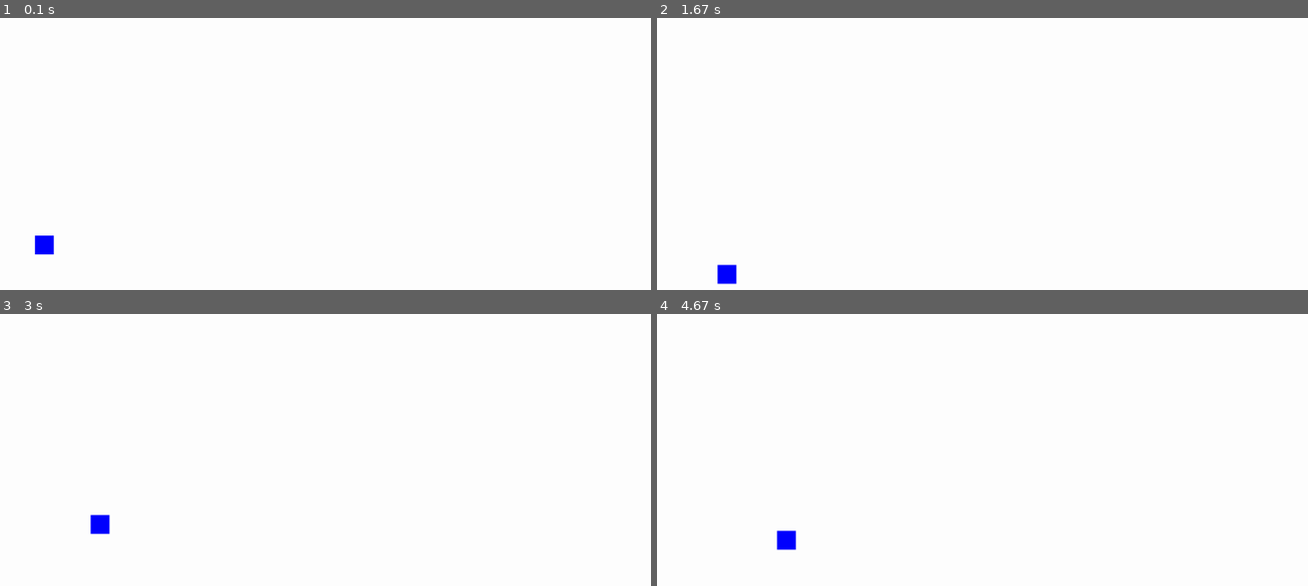
Above: before the commit, frames 1-4 (two rows, left to right).
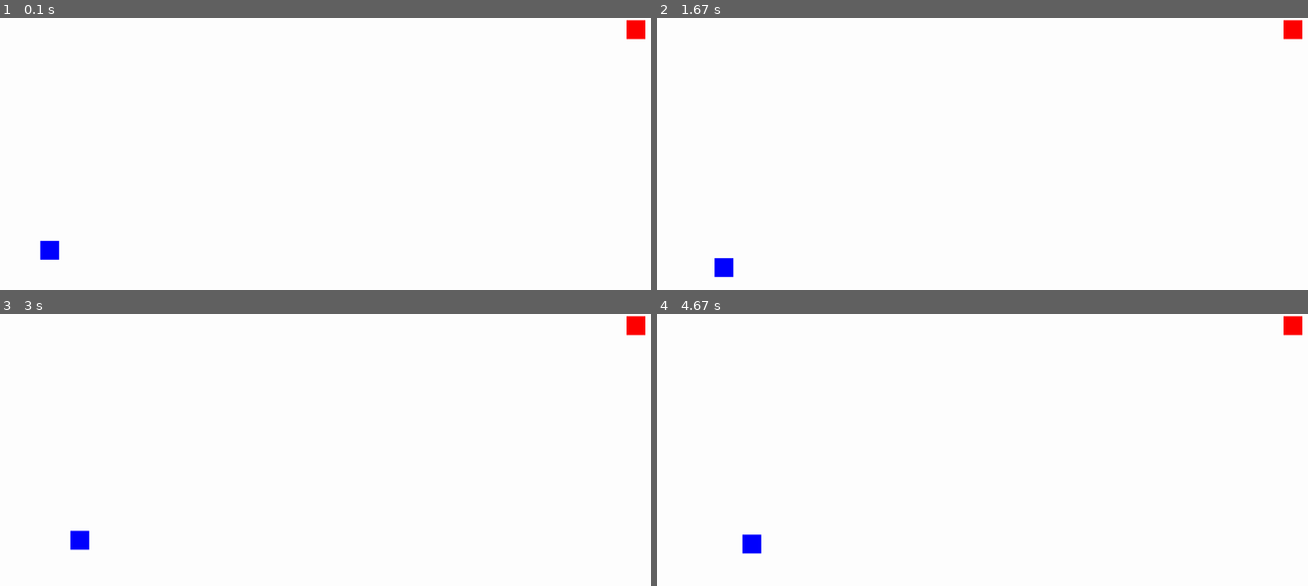
Above: after the commit, the same moments.

Repository: thomasperge/agario-pygame
Game: pygame game, started from main.py
Same seed, same stepped clock (60 frames per second), same inputs: the game is played once before the commit and once after it.
Inputs (mouse positions are in pixels of both pictures, inside the frame that each line leads up to):
- Up to frame 1 (0.1 s): no input
- Up to frame 2 (1.67 s): hold Right 0.33-0.8 s; move the mouse to (outside the picture) at 0.37 s; hold Up 0.83-1.13 s; move the mouse to (1171, 257) at 0.87 s; hold Right 1.17-1.63 s; move the mouse to (696, 276) at 1.2 s
- Up to frame 3 (3 s): hold Left 1.67-2.2 s; move the mouse to (outside the picture) at 1.7 s; hold Down 2.23-2.53 s; move the mouse to (364, 390) at 2.27 s; hold Left 2.57-2.97 s; move the mouse to (outside the picture) at 2.6 s
- Up to frame 4 (4.67 s): hold Up 3-3.37 s; move the mouse to (917, 395) at 3.03 s; hold Right 3.4-4.03 s; move the mouse to (outside the picture) at 3.43 s; hold Down 4.07-4.43 s; move the mouse to (outside the picture) at 4.1 s; hold Left from 4.47 s (still down); move the mouse to (871, 482) at 4.5 s

The runs differ from the first frame. In frame 1, 0.4% of the frame differs, in the area x 5-100%, y 0-89%; in frame 2, 0.4%; in frame 3, 0.7%, in the area x 10-100%, y 0-87%; in frame 4, 0.7%.

Commit message:
feat: adding feed class

Diff:
--- /dev/null
+++ b/feed.py
@@ -0,0 +1,23 @@
+import random
+
+class Feed :
+    def __init__(self, name):
+        self.nom = name
+        self.x = 0
+        self.y = 0
+
+    def get_name(self):
+        return self.nom
+
+    def generated_random_position(self, screen_width, screen_height):
+        self.x = random.randint(1, screen_width)
+        self.y = random.randint(1, screen_height)
+        return self.x, self.y
+
+    def get_positions(self):
+        return self.x, self.y
+
+    def display_feed(self, screen_width, screen_height, sprite):
+        self.x, self.y = self.generated_random_position(screen_width, screen_height)
+        sprite.x = self.x
+        sprite.y = self.y
--- a/main.py
+++ b/main.py
@@ -1,5 +1,6 @@
 import pygame
 from player import Player
+from feed import Feed
 
 # Screen
 pygame.init()
@@ -11,15 +12,23 @@
 red = (255, 0, 0)
 screen.fill(background)
 
-# Inititalize Snake
-player = Player("Gabriel_Le_Snake", 300, 300, 3)
+# Inititalize Player
+player = Player("Player1", 300, 300, 3)
 
-# Display Snake Sprite
+# Initialize Feed1
+feed1 = Feed("Feed1")
+
+# Display Player Sprite
 playerSprite = pygame.Rect(0, 0, 25, 25)
 playerSprite.x = player.get_position()[0]
 playerSprite.y = player.get_position()[1]
 
+# Display Feed Sprite
+feed1Sprite = pygame.Rect(0, 0, 25, 25)
+feed1.display_feed(width, height, feed1Sprite)
+
 pygame.draw.rect(screen, blue, playerSprite)
+pygame.draw.rect(screen, red, feed1Sprite)
 
 game_started = True
 clock = pygame.time.Clock()
@@ -41,30 +50,17 @@
 
     # Mouse
     mouse_x, mouse_y = pygame.mouse.get_pos()
+    mouse_position = player.mouse_move(mouse_x, mouse_y)
+    player.change_direction(mouse_position[0], mouse_position[1])
 
-    # Calculating direction vector
-    dx = mouse_x - player.get_position()[0]
-    dy = mouse_y - player.get_position()[1]
-
-    # Normalizing the direction vector
-    length = (dx ** 2 + dy ** 2) ** 0.5
-    if length != 0:
-        dx /= length
-        dy /= length
-
-    # Moving the player with normalized direction and constant speed
-    vx = dx * player.get_speed()
-    vy = dy * player.get_speed()
-
-    player.change_direction(vx, vy)
-    player.move()
-
+    # Display new sprite
     playerSprite.x = player.get_position()[0]
     playerSprite.y = player.get_position()[1]
     player.move()
 
     screen.fill(background)
     pygame.draw.rect(screen, blue, playerSprite)
+    pygame.draw.rect(screen, red, feed1Sprite)
     pygame.display.flip()
 
     clock.tick(30)
--- a/player.py
+++ b/player.py
@@ -12,6 +12,19 @@
     def change_direction(self, x, y):
         self.direction = (x, y)
 
+    def mouse_move(self, mouse_x, mouse_y):
+        dx = mouse_x - self.get_position()[0]
+        dy = mouse_y - self.get_position()[1]
+
+        length = (dx ** 2 + dy ** 2) ** 0.5
+        if length != 0:
+            dx /= length
+            dy /= length
+
+        vx = dx * self.get_speed()
+        vy = dy * self.get_speed()
+        return vx, vy
+
     def move(self):
         self.xposition += self.direction[0]
         self.yposition += self.direction[1]
